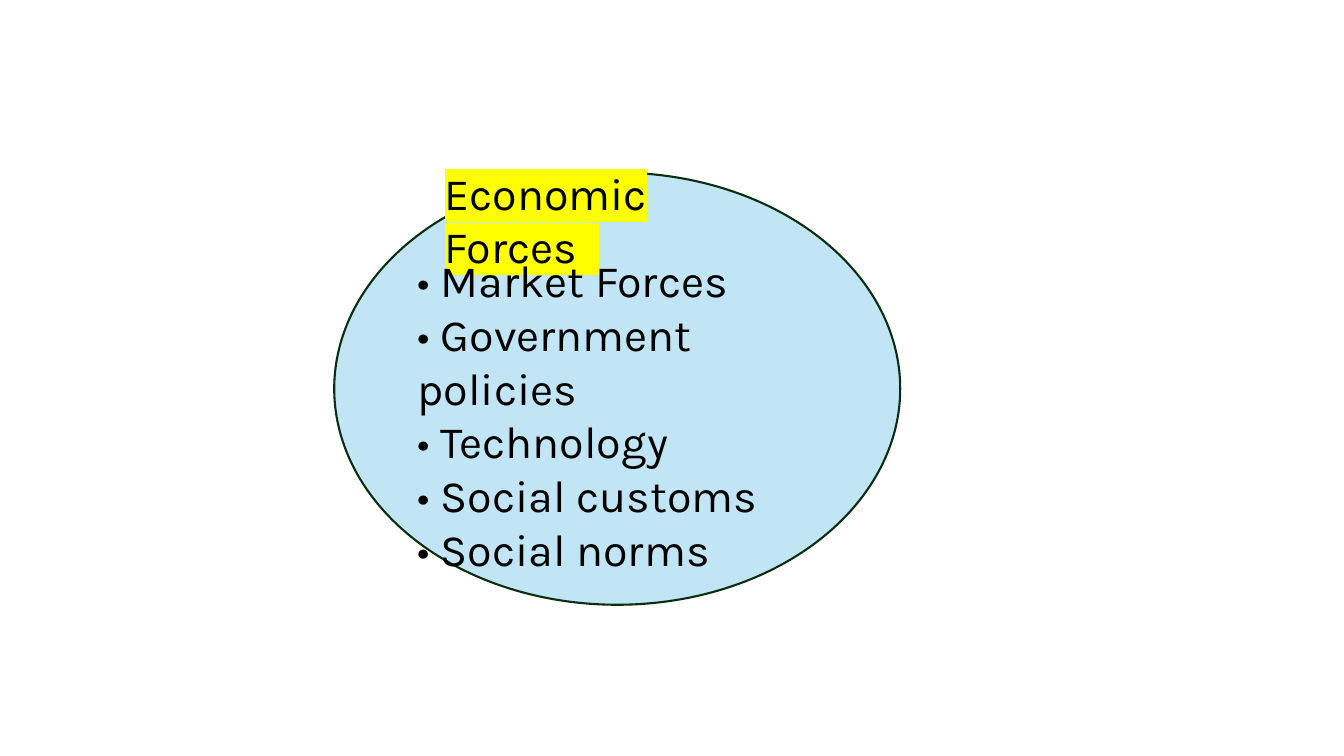
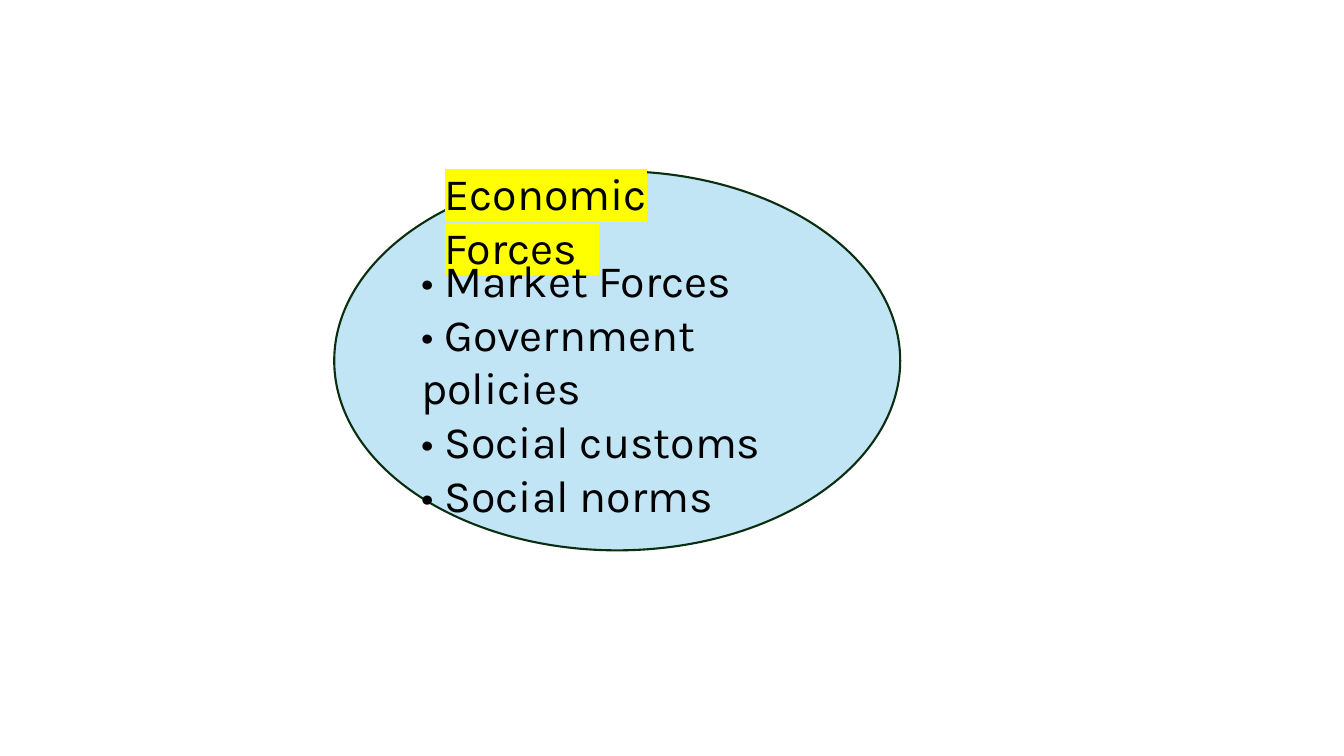
Before and after one commit to Shunkei3/apec1101, a slide deck: slide 2 of Lab_slides/lab2/z_others/Presentation1.pptx. Drawn at 1344x756 pixels with LibreOffice and Linux fonts; fonts in the diff are those of the drawing. Boxes give left, top, right and bottom in pixels: in the first picture for what was removed or moved away, otherwise in the second. Text is boxed around its words. In the diff, an @@ line names an element or a change of style, - is before the commit and + after.

Commit message:
lab 2 slides modified

```diff
--- a/Lab_slides/lab2/z_others/Presentation1.pptx
+++ b/Lab_slides/lab2/z_others/Presentation1.pptx
@@ ellipse resized from (x1=335, y1=172, x2=900, y2=605) to (x1=335, y1=171, x2=900, y2=551) @@
@@ text at (x1=441, y1=427, x2=669, y2=469): paragraph removed @@
-• Technology
```
Also in this commit, not shown: 4 other files.
